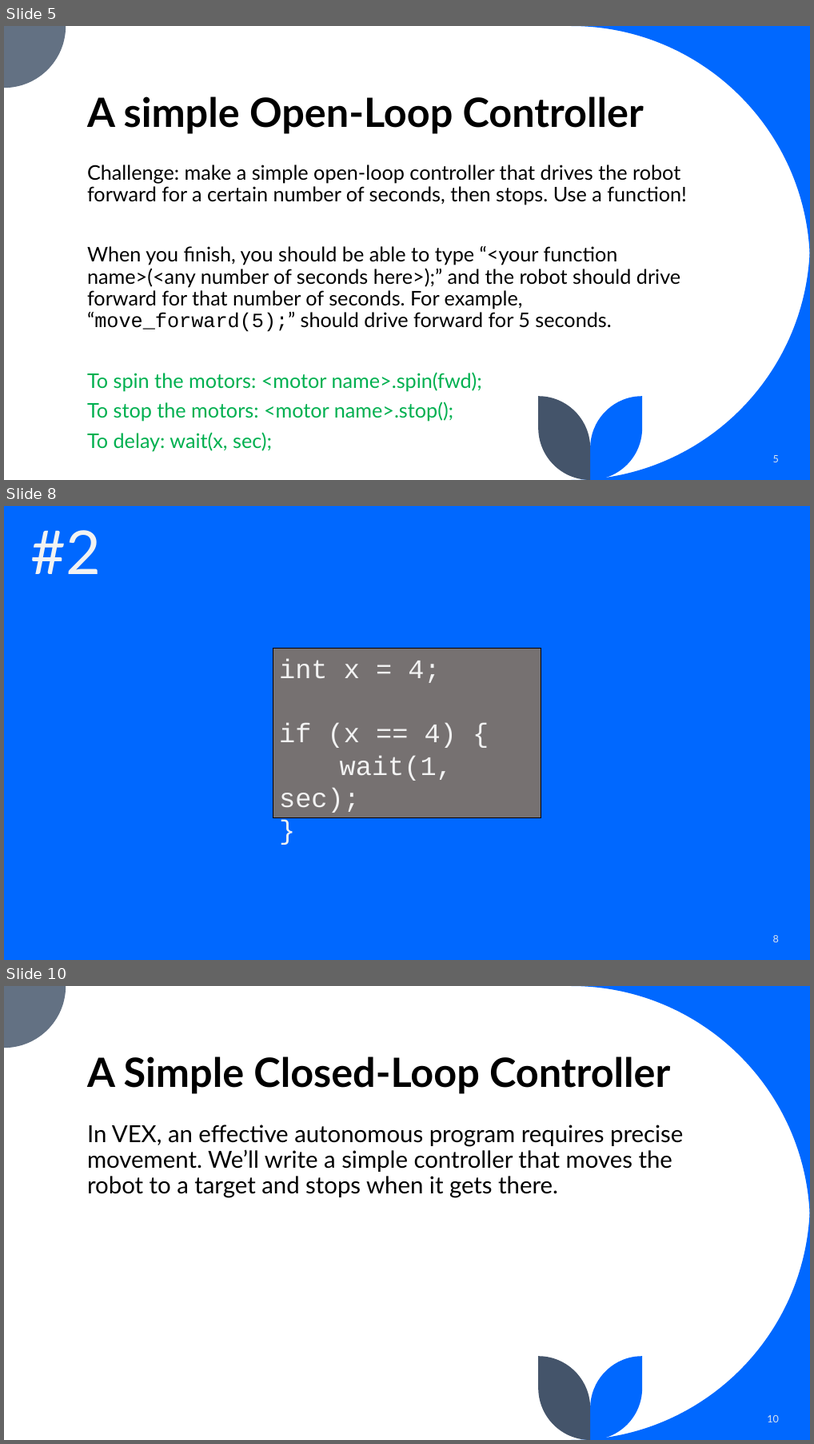
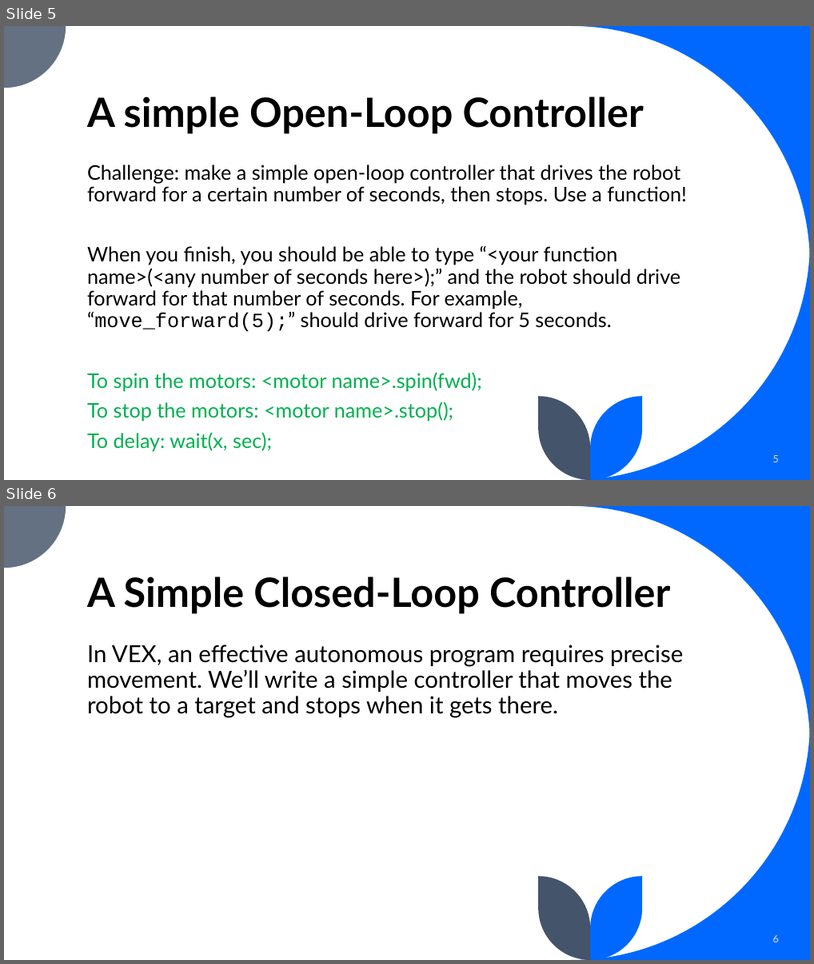
Before and after one commit to terrapinrobotics/code-camp-presentations, a slide deck: VEX Camp Day 2.pptx. Shown one above the other, each under a label of ours: slides 5, 8 and 10 before the commit, slides 5 and 6 after it; the slides between them are not shown. The pictures are 814x1444 and 814x964 pixels, drawn with LibreOffice and Linux fonts; fonts in the diff are those of the drawing. Boxes give left, top, right and bottom in pixels: in the first picture for what was removed or moved away, otherwise in the second. Text is boxed around its words. In the diff, an @@ line names an element or a change of style, - is before the commit and + after.

```diff
--- a/VEX Camp Day 2.pptx
+++ b/VEX Camp Day 2.pptx
@@ slide 8 removed at (4,506,810,960), background #0068FF @@
@@ text removed at (31,530,102,574) @@
-#2
@@ rectangle removed at (274,648,541,817) @@
-int x = 4;
-if (x == 4) {
-wait(1, sec);
-}
@@ page number removed at (774,935,779,942) @@
-8
@@ what was slide 10 is now slide 6 @@
@@ page number at (774,935,779,942): text changed @@
-10
+6
```
Also in this commit, not shown: 8 slides changed, 3 other slides removed, 2 other files.
